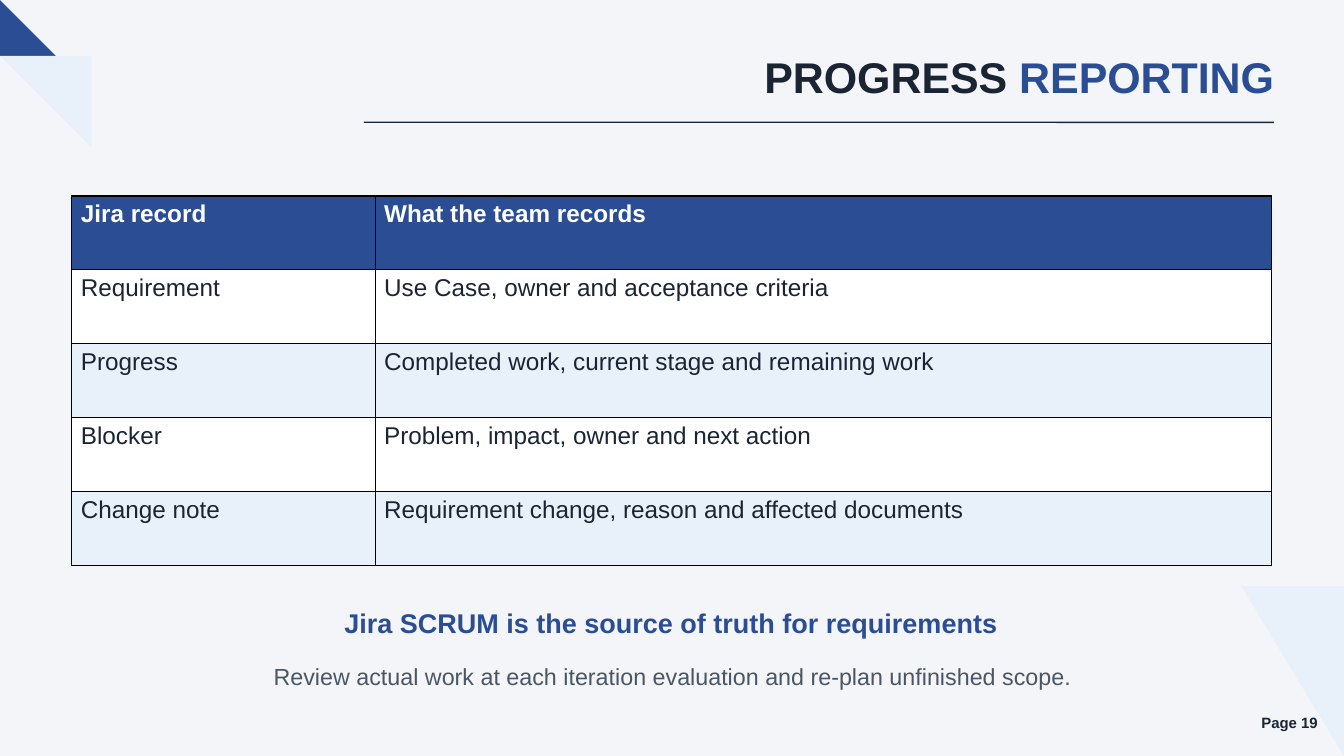
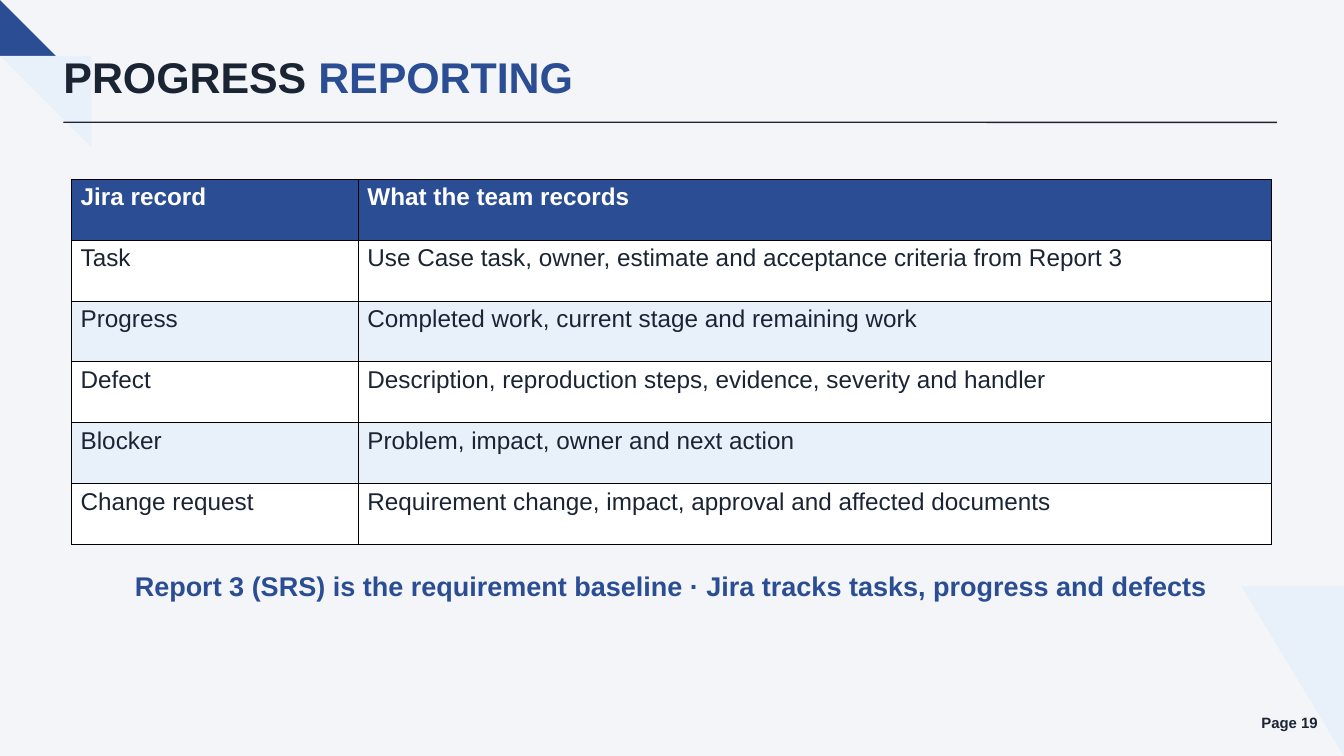
Before and after one commit to callmehai/FU-FA26-G116, a slide deck: slide 19 of docs/08-reports/source/TrustCabinet_Report.pptx. Drawn at 1344x756 pixels with LibreOffice and Linux fonts; fonts in the diff are those of the drawing. Boxes give left, top, right and bottom in pixels: in the first picture for what was removed or moved away, otherwise in the second. Text is boxed around its words. In the diff, an @@ line names an element or a change of style, - is before the commit and + after.

Commit message:
[Doc]: Update sequence diagram for UC09, UC13. Update Report slide

```diff
--- a/docs/08-reports/source/TrustCabinet_Report.pptx
+++ b/docs/08-reports/source/TrustCabinet_Report.pptx
@@ text "PROGRESS REPORTING": place and size @@
-text "PROGRESS REPORTING" at (764, 63, 1274, 94)
+text "PROGRESS REPORTING" at (63, 63, 573, 94)
@@ text "PROGRESS REPORTING" at (63, 63, 573, 94): alignment right to left @@
@@ line moved from (364, 122) - (1274, 122) to (64, 122) - (1277, 122) @@
@@ table at (72, 179, 1271, 545) @@
-row 2, column 1: Requirement
+row 2, column 1: Task
-row 2, column 2: Use Case, owner and acceptance criteria
+row 2, column 2: Use Case task, owner, estimate and acceptance criteria from Report 3
+row 4: Defect | Description, reproduction steps, evidence, severity and handler
-row 6, column 1: Change note
+row 6, column 1: Change request
-row 6, column 2: Requirement change, reason and affected documents
+row 6, column 2: Requirement change, impact, approval and affected documents
@@ table: place and size @@
-table at (72, 196, 1271, 565)
+table at (72, 179, 1271, 545)
@@ text at (135, 576, 1207, 601): text changed @@
-Jira SCRUM is the source of truth for requirements
+Report 3 (SRS) is the requirement baseline · Jira tracks tasks, progress and defects
@@ text removed at (274, 668, 1071, 690) @@
-Review actual work at each iteration evaluation and re-plan unfinished scope.
```
Also in this commit, not shown: 34 other slides changed, 3 slides added, 3 slides removed, 6 other files.
